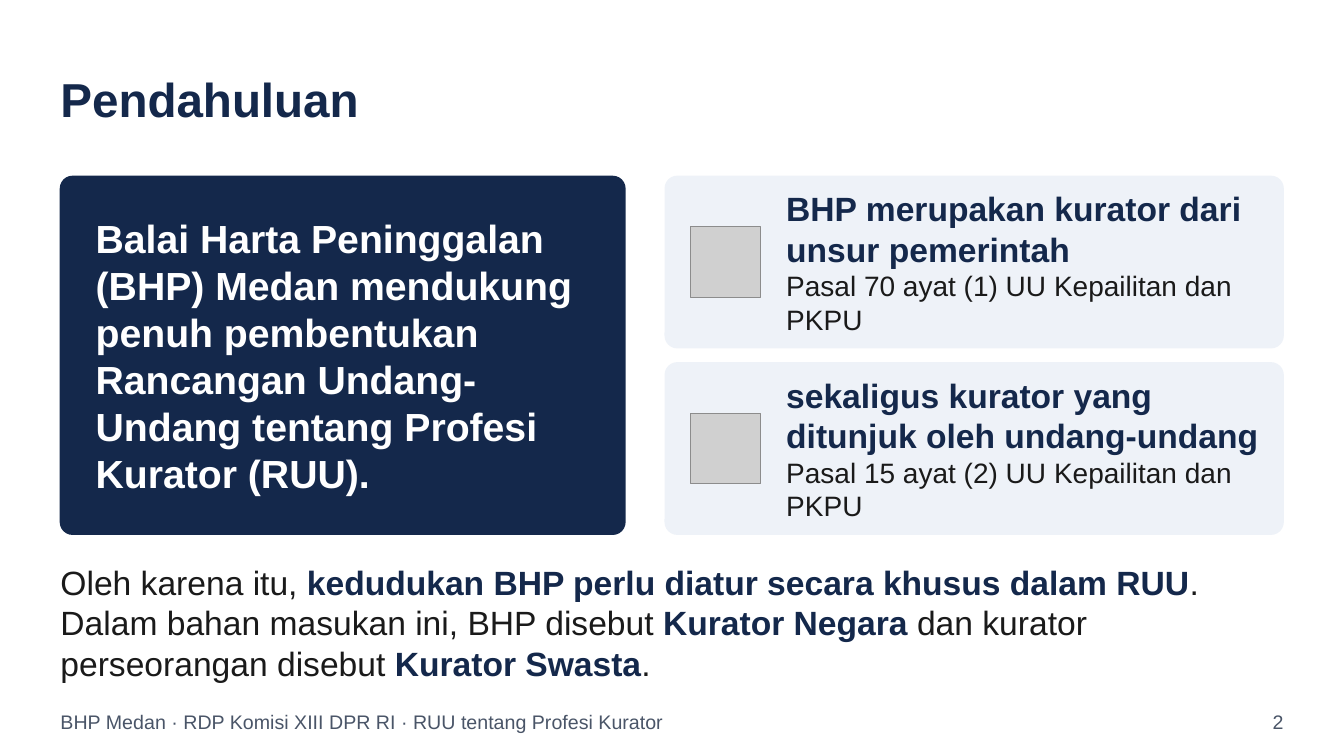
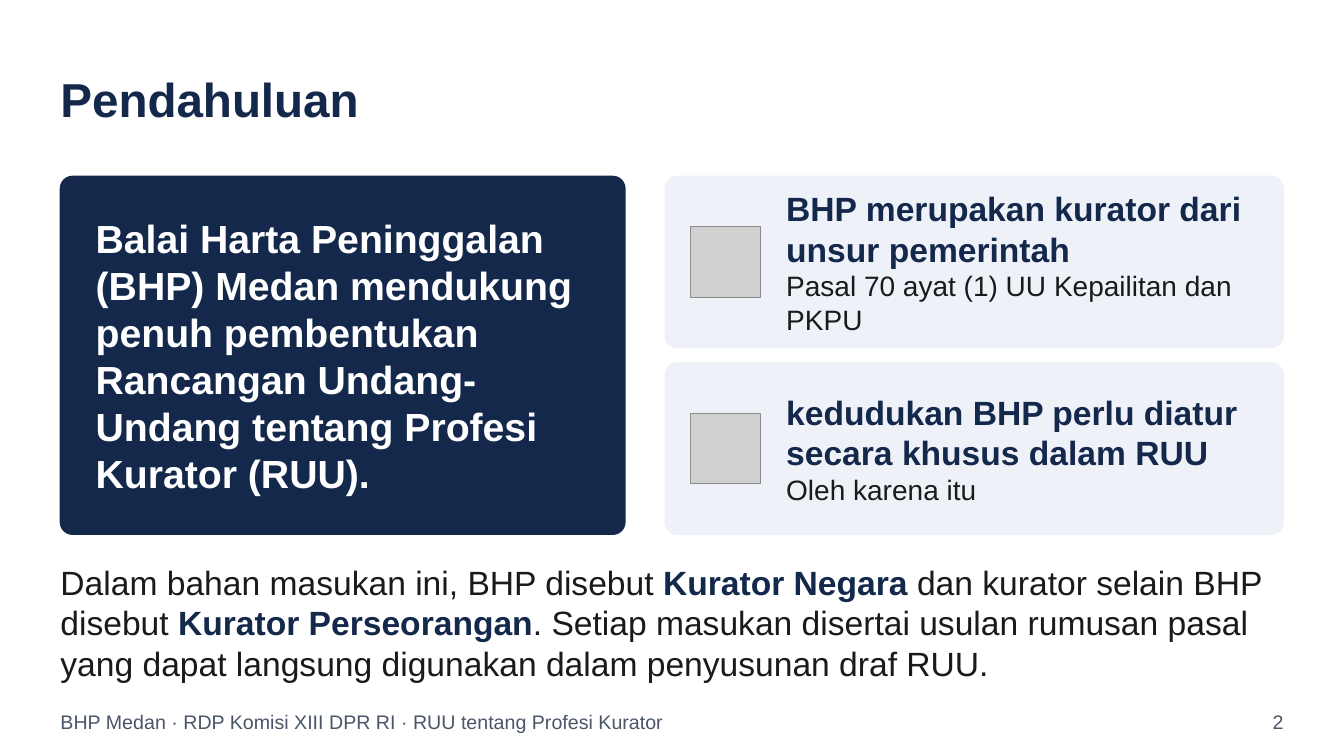
Before and after one commit to artheralawfirm-cloud/SAPAWALI, a slide deck: slide 2 of presentasi/Paparan_BHP_Medan_RUU_Profesi_Kurator.pptx. Drawn at 1344x756 pixels with LibreOffice and Linux fonts; fonts in the diff are those of the drawing; grey boxes stand for pictures. Boxes give left, top, right and bottom in pixels: in the first picture for what was removed or moved away, otherwise in the second. Text is boxed around its words. In the diff, an @@ line names an element or a change of style, - is before the commit and + after.

```diff
--- a/presentasi/Paparan_BHP_Medan_RUU_Profesi_Kurator.pptx
+++ b/presentasi/Paparan_BHP_Medan_RUU_Profesi_Kurator.pptx
@@ text at (786,400,1237,501): text changed @@
-sekaligus kurator yang ditunjuk oleh undang-undang
-Pasal 15 ayat (2) UU Kepailitan dan PKPU
+kedudukan BHP perlu diatur secara khusus dalam RUU
+Oleh karena itu
@@ text at (60,570,1262,683): text changed @@
-Oleh karena itu, kedudukan BHP perlu diatur secara khusus dalam RUU. Dalam bahan masukan ini, BHP disebut Kurator Negara dan kurator perseorangan disebut Kurator Swasta.
+Dalam bahan masukan ini, BHP disebut Kurator Negara dan kurator selain BHP disebut Kurator Perseorangan. Setiap masukan disertai usulan rumusan pasal yang dapat langsung digunakan dalam penyusunan draf RUU.
```
Also in this commit, not shown: 39 other slides changed, 1 slide added, 1 slide removed, 2 other files.
